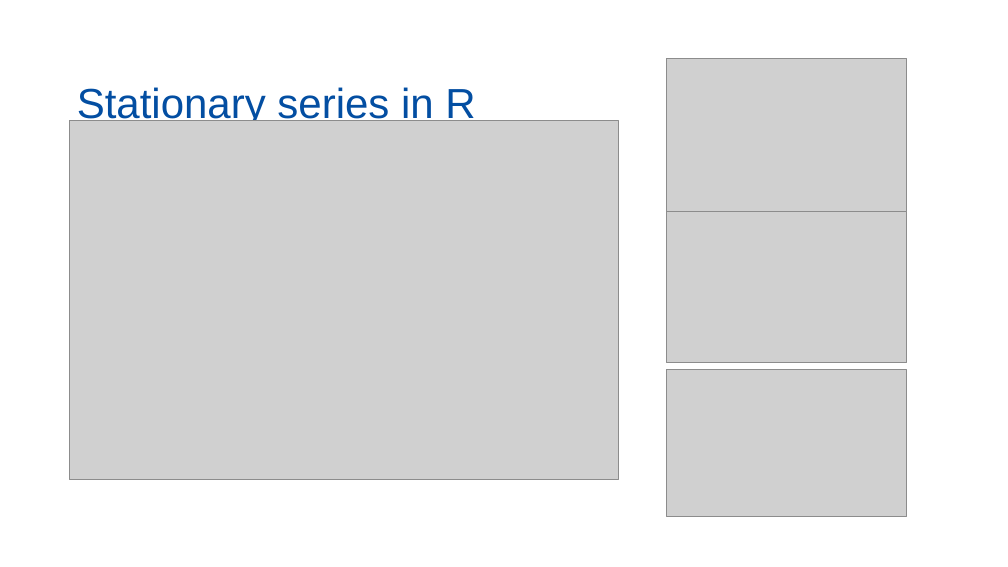
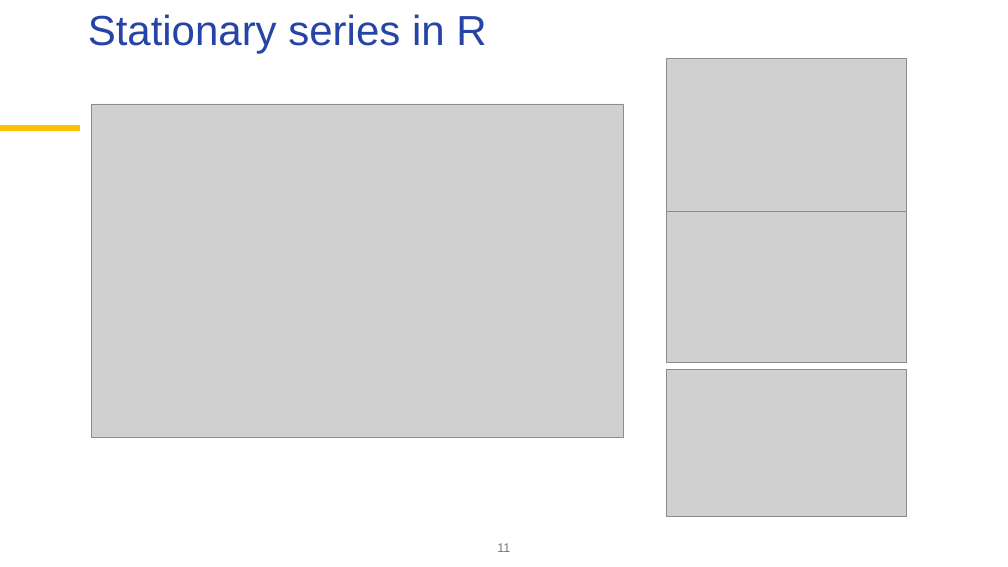
Before and after one commit to palatej/ESTP2026, a slide deck: slide 11 of 1.5 Time series.pptx. Drawn at 1008x567 pixels with LibreOffice and Linux fonts; fonts in the diff are those of the drawing; grey boxes stand for pictures; background and template pictures are left out. Boxes give left, top, right and bottom in pixels: in the first picture for what was removed or moved away, otherwise in the second. Text is boxed around its words. In the diff, an @@ line names an element or a change of style, - is before the commit and + after.

Commit message:
Time series

```diff
--- a/1.5 Time series.pptx
+++ b/1.5 Time series.pptx
@@ title "Stationary series in R": place and size @@
-title "Stationary series in R" at [77,87,475,127]
+title "Stationary series in R" at [88,14,486,53]
@@ title "Stationary series in R" at [88,14,486,53]: text colour #034EA2 to #2644A7; vertical alignment bottom to top @@
@@ picture: place and size @@
-picture at [70,120,619,480]
+picture at [91,104,624,438]
@@ line added from (0, 129) to (80, 129), #FFC000 6 pt @@
@@ page number added at [497,543,510,552], 12 pt, text #767676 @@
+11
```
Also in this commit, not shown: 9 other slides changed, 1 slide removed, 7 other files.
